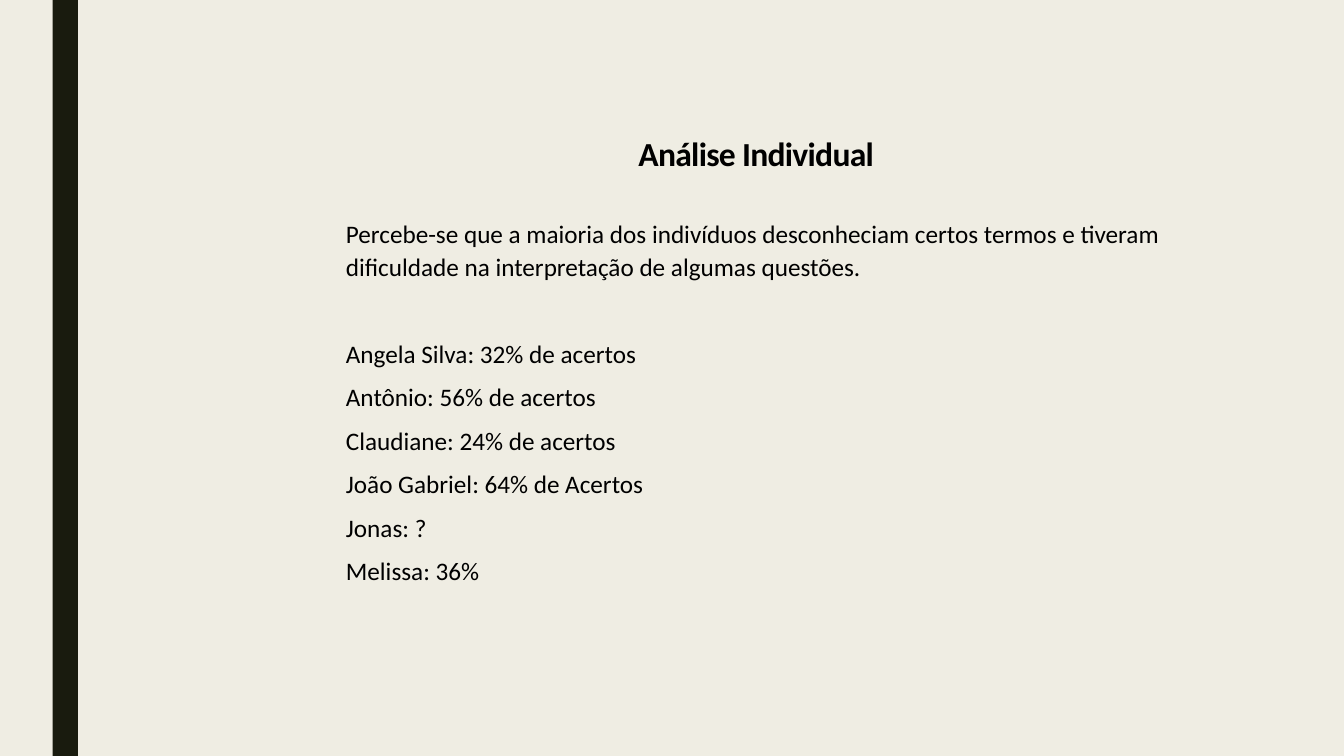
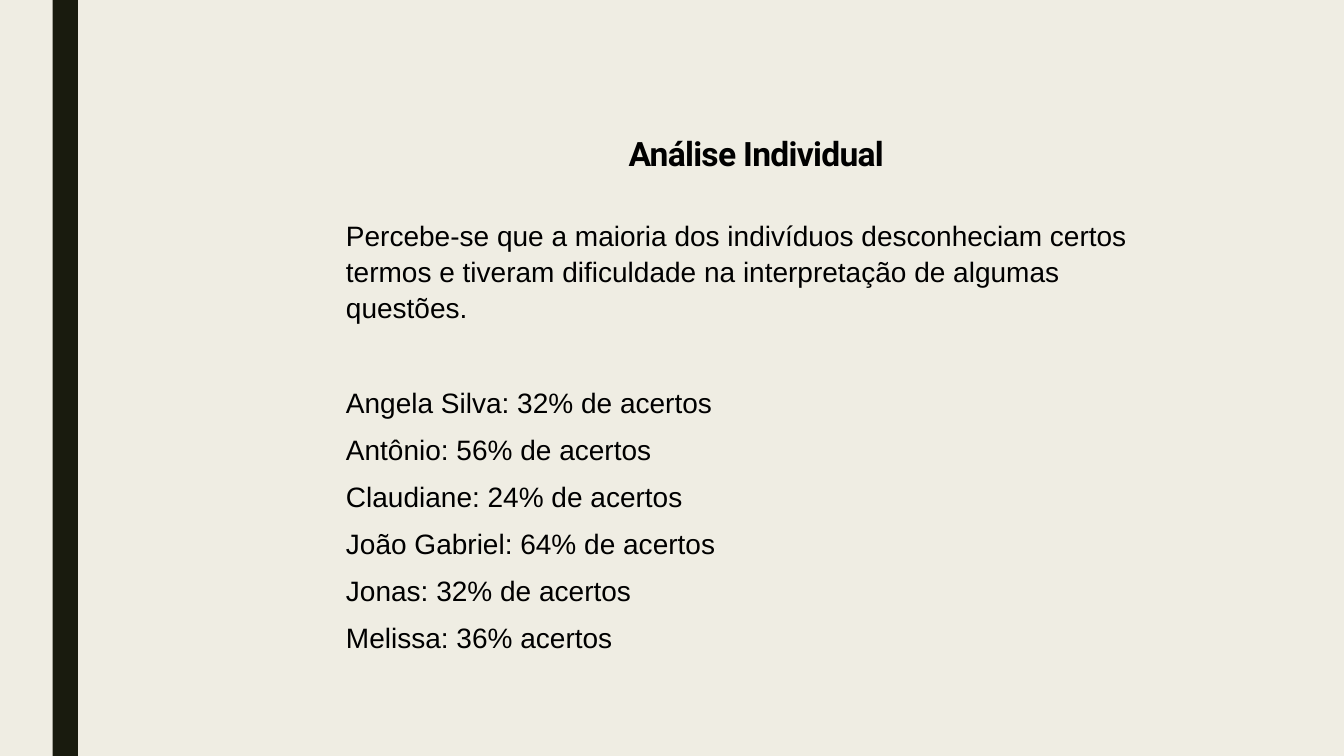
Before and after one commit to Time-Cinco/Avalia-o-1-e-2-, a slide deck: slide 3 of Apresentação time cinco.pptx. Drawn at 1344x756 pixels with LibreOffice and Linux fonts; fonts in the diff are those of the drawing. Boxes give left, top, right and bottom in pixels: in the first picture for what was removed or moved away, otherwise in the second. Text is boxed around its words. In the diff, an @@ line names an element or a change of style, - is before the commit and + after.

```diff
--- a/Apresentação time cinco.pptx
+++ b/Apresentação time cinco.pptx
@@ text at [346, 140, 1126, 508]: font Calibri to Roboto in "Análise Individual"; size 18 to 20 pt, font Calibri to Arial in "Percebe-se que a maioria dos indivíduos desconheciam ...", "Angela Silva: 32% de acertos", "Antônio: 56% de acertos", "Claudiane: 24% de acertos" @@
@@ text at [346, 533, 715, 649]: text changed; size 18 to 20 pt; font Calibri to Arial @@
-João Gabriel: 64% de Acertos
-Jonas: ?
-Melissa: 36%
+João Gabriel: 64% de acertos
+Jonas: 32% de acertos
+Melissa: 36% acertos
```
Also in this commit, not shown: 4 other slides changed, 5 slides added, 6 slides removed.
